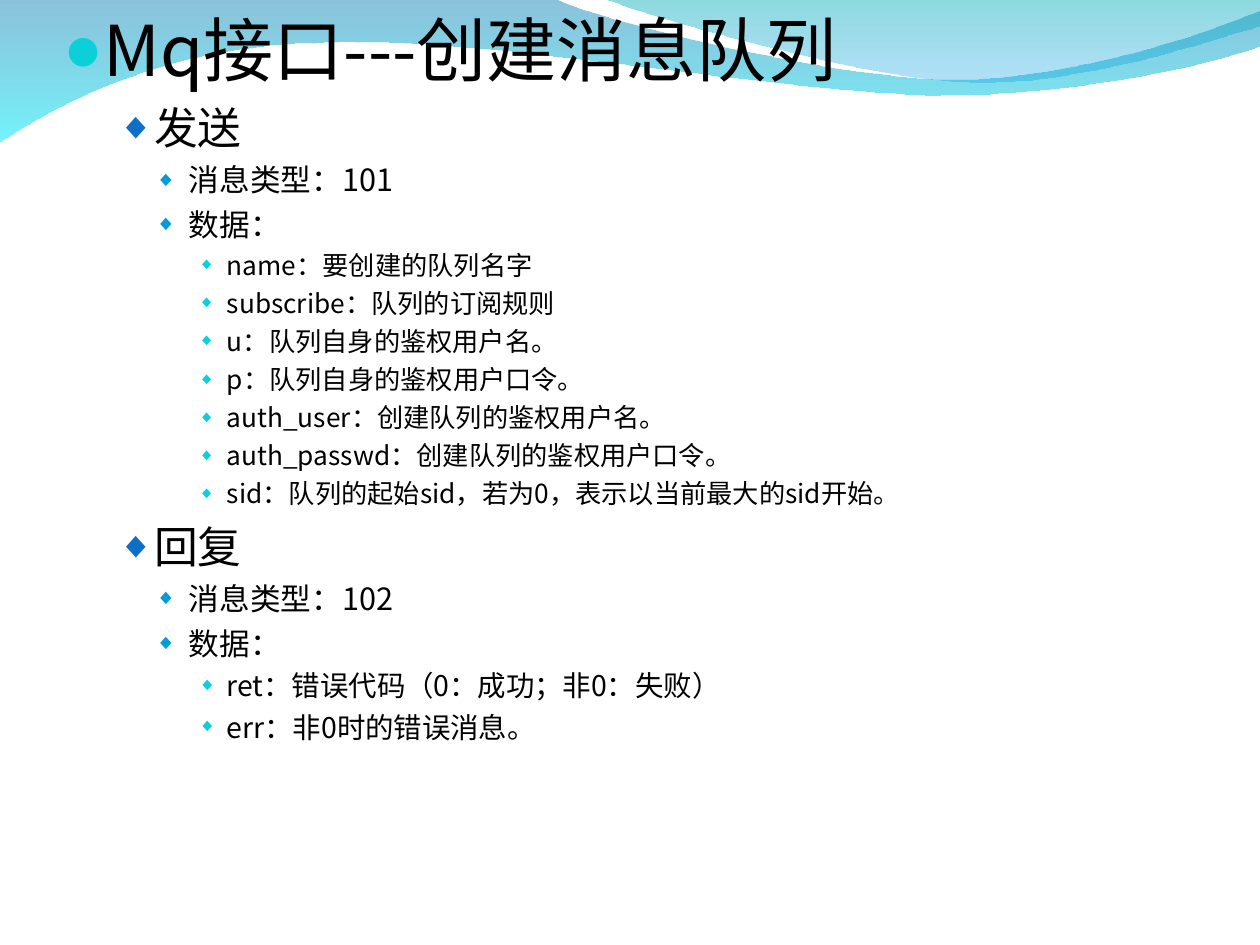
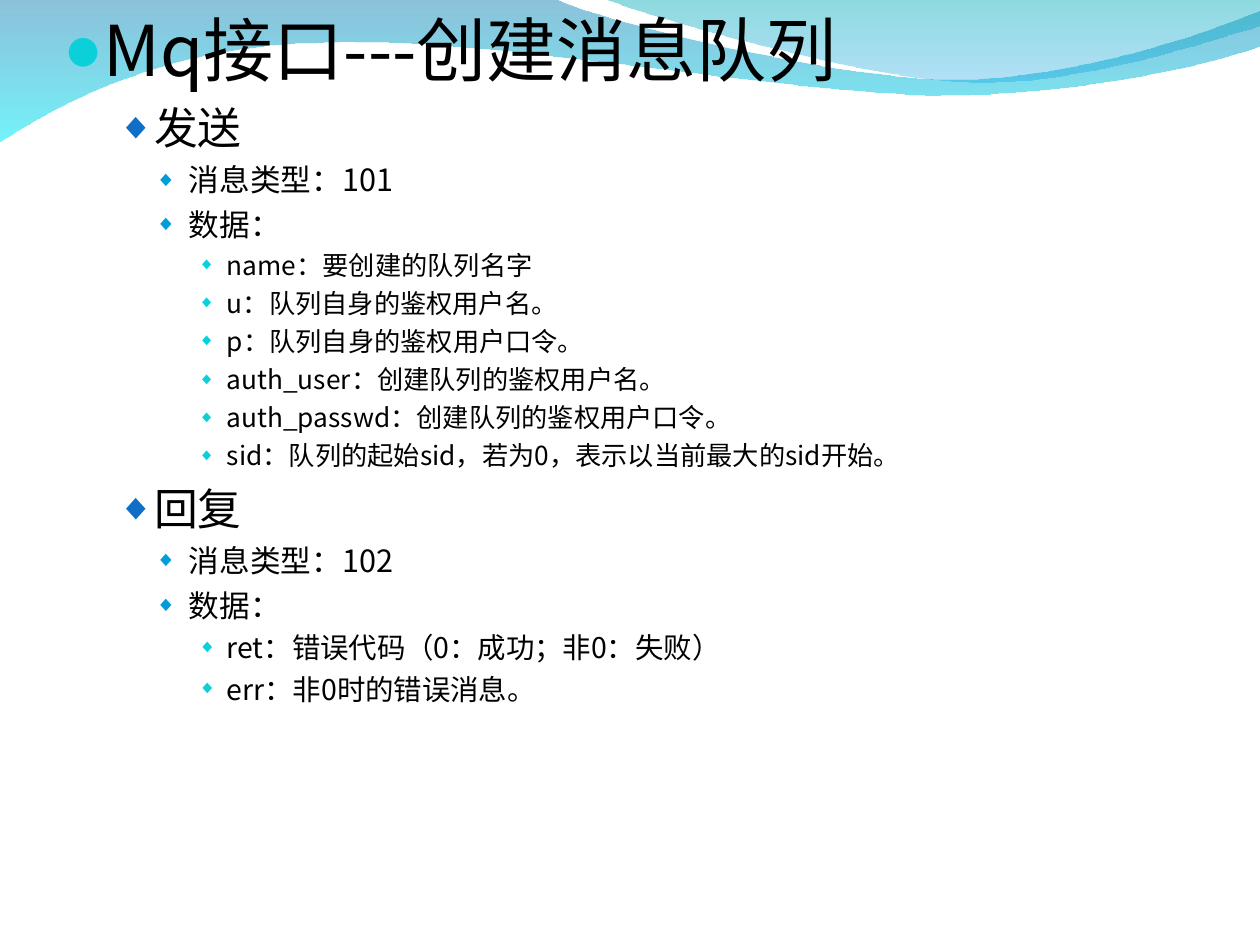
Before and after one commit to zxf1864/cwinux-mq, a slide deck: slide 19 of mq/doc/mq_introduce.ppt (slide 21 before the commit). Drawn at 1260x945 pixels with LibreOffice and Linux fonts; fonts in the diff are those of the drawing; background and template pictures are left out. Boxes give left, top, right and bottom in pixels: in the first picture for what was removed or moved away, otherwise in the second. Text is boxed around its words. In the diff, an @@ line names an element or a change of style, - is before the commit and + after.

```diff
--- a/mq/doc/mq_introduce.ppt
+++ b/mq/doc/mq_introduce.ppt
@@ text at box(227, 291, 555, 315): paragraph removed @@
-      ◆ subscribe：队列的订阅规则
```
Also in this commit, not shown: 14 other slides changed, 1 slide added, 4 slides removed, 8 other files.
